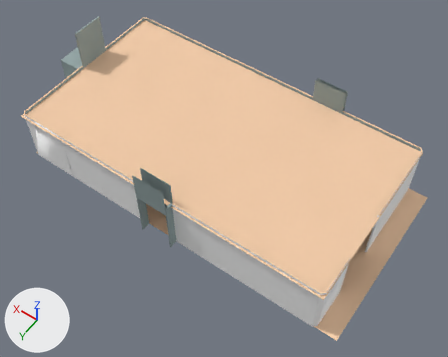
The OBJ model assets/borga map/room 2.obj: old version first, new version second.
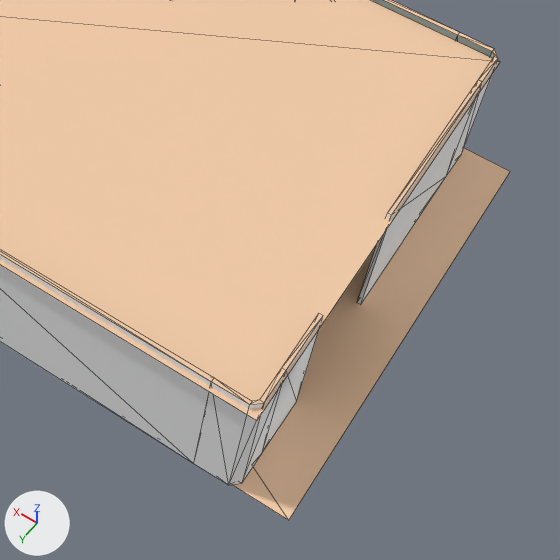
There are two pictures of each version: one whole from a 50 mm lens placed at (-22.1, 37.7, 29.6), pointed at (-9.3, 19.8, 1.5), one close up on the part from 49% to 100% of the width and 36% to 100% of the height. Every picture has the same lights, and +X, +Y and +Z are marked at lower left. The close-ups show mesh edges as thin lines. Where no turn or scale is listed for an object, it has been applied to the vertices.

The scene before the commit, as lines of its bpy script (objects in view):
```python
me_cube_007_cube_021 = bpy.data.meshes.new('Cube.007_Cube.021')
me_cube_007_cube_021.from_pydata(...)  # 4 vertices, 2 faces; spans x -19.2..2.1, y 13.1..24.0, z 0.0
me_cube_007_cube_021.materials.append(mat_wood_084)  # beige #f3cca8
# before: 0 (-19.2, 24.0, 0.0) at pixel (288, 520), 1 (-19.2, 13.1, 0.0) at pixel (510, 171), 2 (2.1, 24.0, 0.0), 3 (2.1, 13.1, 0.0)
me_wall_014_wall_002 = bpy.data.meshes.new('wall.014_wall.002')
me_wall_014_wall_002.from_pydata(...)  # 8 vertices, 12 faces; spans x -18.05..-17.95, y 14.1..18.52, z 0.0..3.58
# faces by material slot: [4, 6, 2]
me_wall_014_wall_002.materials.append(mat_wood_087)  # beige #f3cca8
me_wall_014_wall_002.materials.append(mat_defaultmat_023)  # white #ffffff
me_wall_014_wall_002.materials.append(mat_metaldark_032)  # grey #96a7a7
me_wall_015_wall_003 = bpy.data.meshes.new('wall.015_wall.003')
me_wall_015_wall_003.from_pydata(...)  # 21 vertices, 39 faces; spans x -18.05..-17.0, y 21.5..24.05, z 0.0..3.58
# faces by material slot: [4, 5, 2, 6, 10, 12]
me_wall_015_wall_003.materials.append(mat_wood_087)  # beige #f3cca8
me_wall_015_wall_003.materials.append(mat_defaultmat_023)  # white #ffffff
me_wall_015_wall_003.materials.append(mat_metaldark_032)  # grey #96a7a7
me_wall_015_wall_003.materials.append(mat_metaldark_030)  # grey #96a7a7
me_wall_015_wall_003.materials.append(mat_defaultmat_021)  # white #ffffff
me_wall_015_wall_003.materials.append(mat_wood_083)  # beige #f3cca8
ob_cube_007_cube_021 = bpy.data.objects.new('Cube.007_Cube.021', me_cube_007_cube_021)
ob_cube_007_cube_021.location = (0.0, 0.0, 0.0)
ob_wall_014_wall_002 = bpy.data.objects.new('wall.014_wall.002', me_wall_014_wall_002)
ob_wall_014_wall_002.location = (0.0, 0.0, 0.0)
ob_wall_015_wall_003 = bpy.data.objects.new('wall.015_wall.003', me_wall_015_wall_003)
ob_wall_015_wall_003.location = (0.0, 0.0, 0.0)
# also in view: 'wall.019_wall.002' at (-13.0, 24.0, 1.8); 'wall.012_wall.004' at (-15.5, 13.6, 1.8); 'Cube.006_Cube.028' at (-8.0, 18.7, 3.4)
```
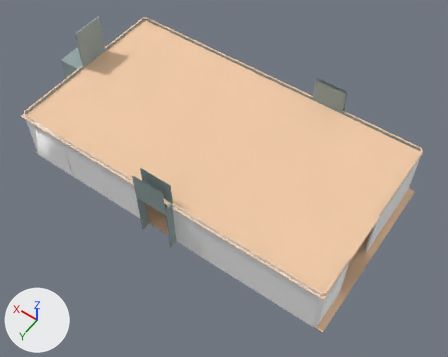
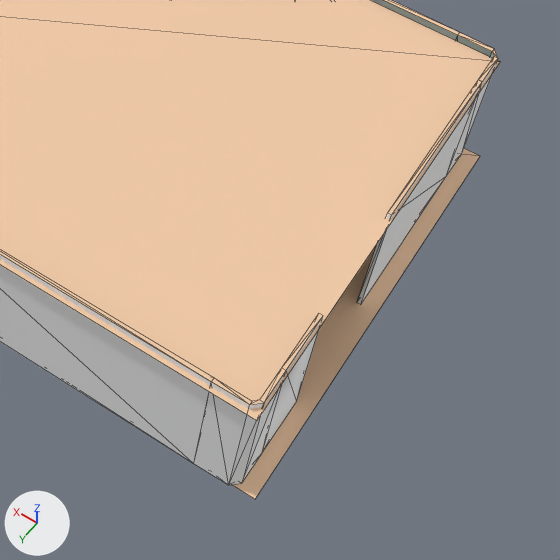
Pixel boxes [x1, y1, x2, y2] of what changed, in the close-ups (560 x 560 px; the box of a moved part takes in the faces that stretch with it):
part 1 of me_cube_007_cube_021, moved or reshaped
    before: [251, 151, 510, 520]
    after: [251, 151, 480, 499]

What the commit changed:
me_cube_007_cube_021 has 4 vertices, 2 faces and spans x -19.2..2.1, y 13.1..24.0, z 0.0.
me_cube_007_cube_021 is used by ob_cube_007_cube_021; location (0.0, 0.0, 0.0).
Verts and faces of me_cube_007_cube_021; kept vertices keep their numbers, new ones are numbered from 4.
Part 1, on me_cube_007_cube_021:
Faces deleted: (0, 1, 3), (0, 3, 2).
Vertex 0 moves to (-18.4, 24.0, 0.0), pixel (255, 499).
Vertex 1 moves to (-18.4, 13.1, 0.0), pixel (480, 156).
New faces: (0, 1, 2), (1, 3, 2).
